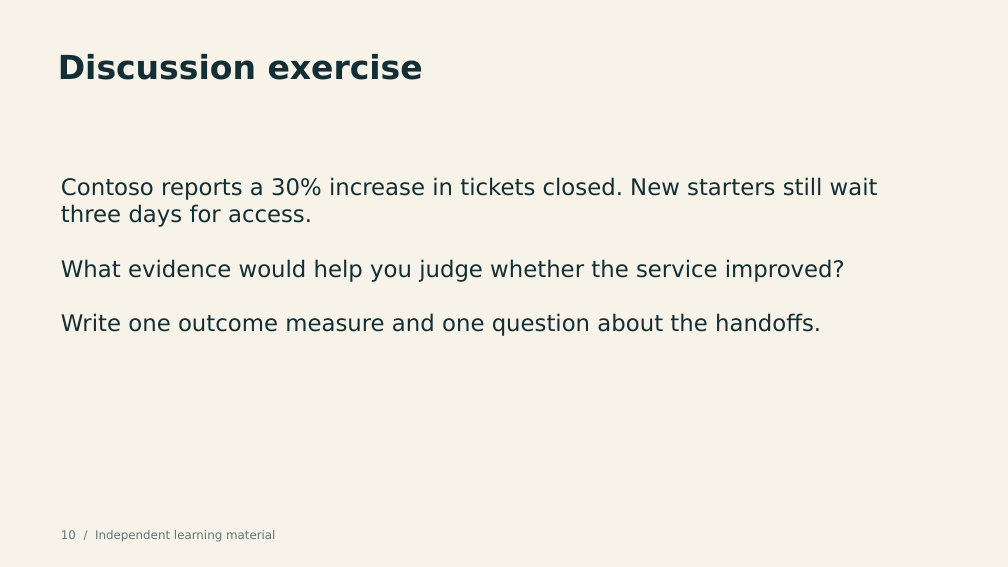
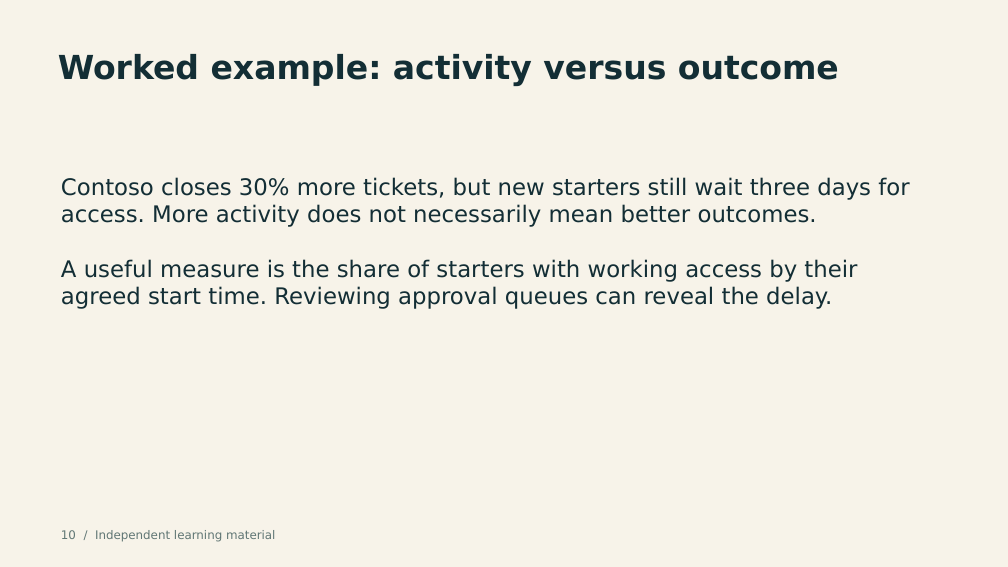
Before and after one commit to helmi8403/Lms-courses, a slide deck: slide 10 of courses/itil-v5-foundation/pilot/ITIL-Version-5-Foundation-Pilot.pptx. Drawn at 1008x567 pixels with LibreOffice and Linux fonts; fonts in the diff are those of the drawing. Boxes give left, top, right and bottom in pixels: in the first picture for what was removed or moved away, otherwise in the second. Text is boxed around its words. In the diff, an @@ line names an element or a change of style, - is before the commit and + after.

```diff
--- a/courses/itil-v5-foundation/pilot/ITIL-Version-5-Foundation-Pilot.pptx
+++ b/courses/itil-v5-foundation/pilot/ITIL-Version-5-Foundation-Pilot.pptx
@@ text at bbox=[58, 54, 839, 86]: text changed @@
-Discussion exercise
+Worked example: activity versus outcome
@@ text at bbox=[61, 177, 909, 309]: text changed @@
-Contoso reports a 30% increase in tickets closed. New starters still wait three days for access.
-What evidence would help you judge whether the service improved?
-Write one outcome measure and one question about the handoffs.
+Contoso closes 30% more tickets, but new starters still wait three days for access. More activity does not necessarily mean better outcomes.
+A useful measure is the share of starters with working access by their agreed start time. Reviewing approval queues can reveal the delay.
```
Also in this commit, not shown: 4 other slides changed, 2 other files.
